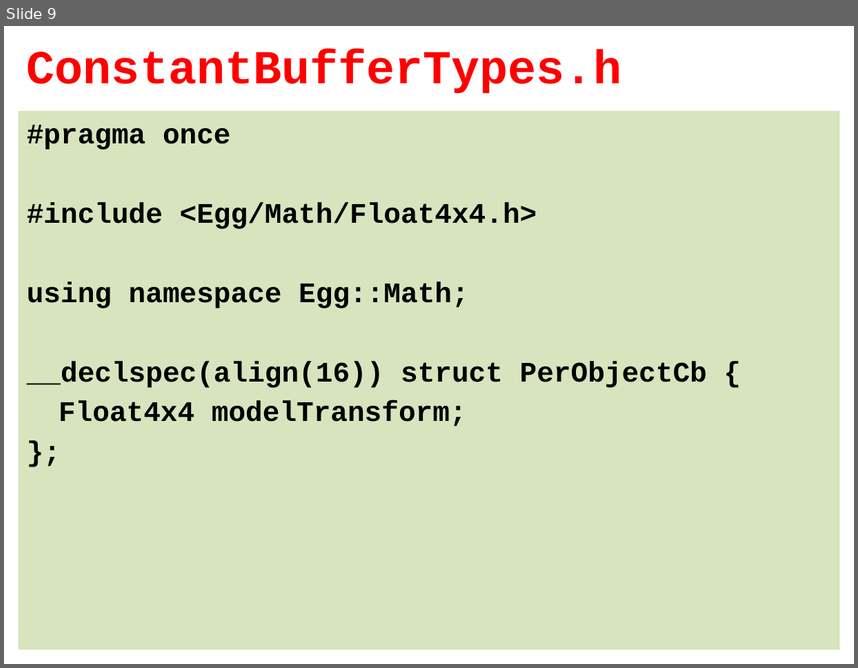
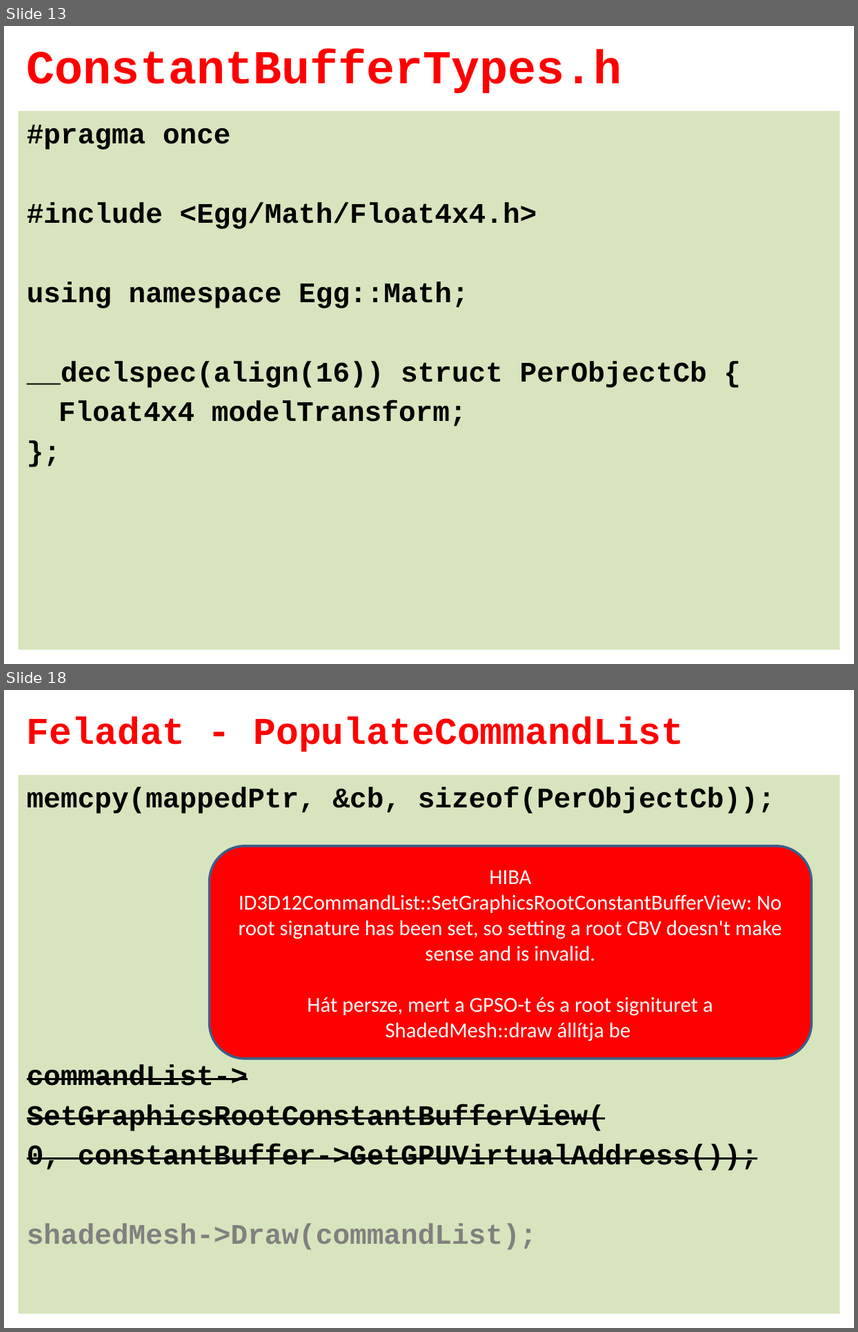
Before and after one commit to szecsi/dx12, a slide deck: Slides/ggl002-Libraries.pptx. Shown one above the other, each under a label of ours: slide 9 before the commit, slides 13 and 18 after it; the slides between them are not shown. The pictures are 858x668 and 858x1332 pixels, drawn with LibreOffice and Linux fonts; fonts in the diff are those of the drawing; background and template pictures are left out. Boxes give left, top, right and bottom in pixels: in the first picture for what was removed or moved away, otherwise in the second. Text is boxed around its words. In the diff, an @@ line names an element or a change of style, - is before the commit and + after.

```diff
--- a/Slides/ggl002-Libraries.pptx
+++ b/Slides/ggl002-Libraries.pptx
@@ slide 18 added at box(4, 690, 854, 1328), background #FFFFFF @@
@@ title added at box(27, 717, 684, 752), 32 pt, text #FF0000, bold @@
+Feladat - PopulateCommandList
@@ text added at box(18, 775, 840, 1313), fill #D7E4BD, 24 pt, text #000000, bold, strikethrough @@
+memcpy(mappedPtr, &cb, sizeof(PerObjectCb));
+commandList->
+SetGraphicsRootConstantBufferView(
+0, constantBuffer->GetGPUVirtualAddress());
+shadedMesh->Draw(commandList);
@@ rounded rectangle added at box(210, 845, 811, 1058), fill #FF0000, outline #3A5F8C 2 pt, 18 pt, text #FFFFFF @@
+HIBA
+ID3D12CommandList::SetGraphicsRootConstantBufferView: No root signature has been set, so setting a root CBV doesn't make sense and is invalid.
+Hát persze, mert a GPSO-t és a root signituret a ShadedMesh::draw állítja be
@@ what was slide 9 is now slide 13 @@
```
Also in this commit, not shown: 7 slides changed, 6 other slides added, 8 slides removed, 26 other files.
